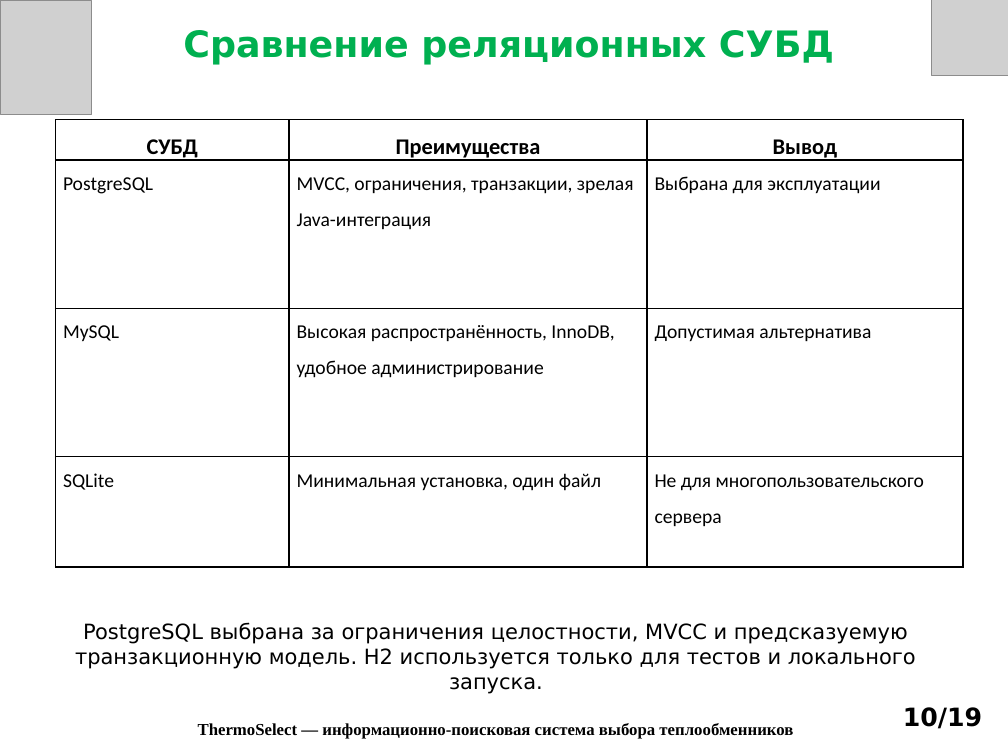
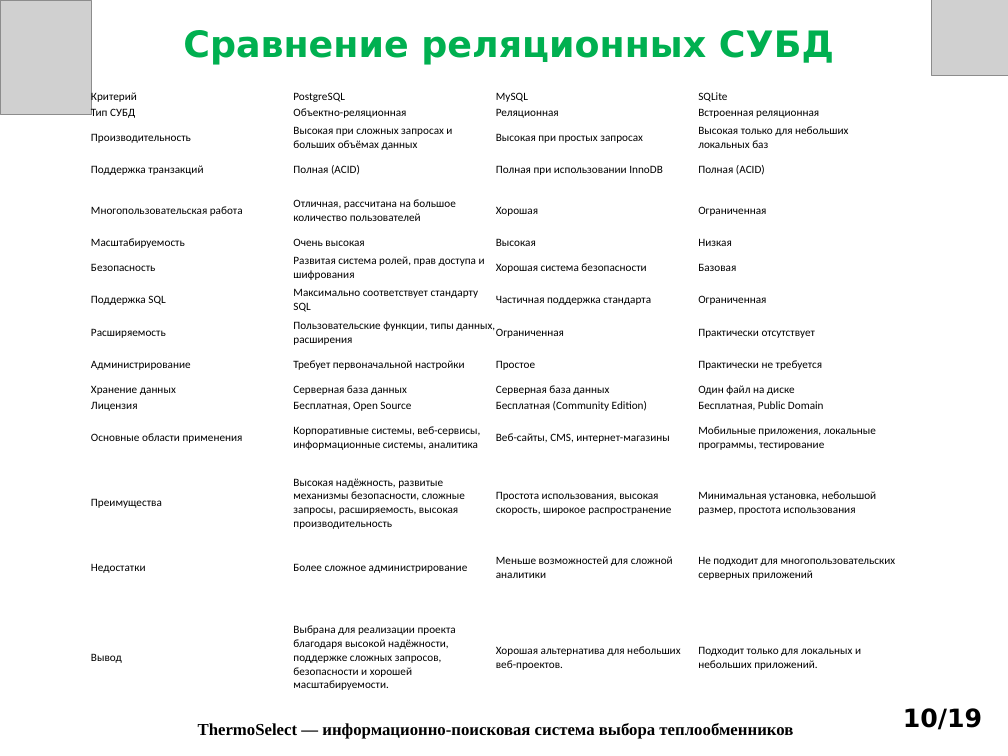
Before and after one commit to Bruh9797/Practice, a slide deck: slide 10 of Презентация_к_защите_ThermoSelect.pptx. Drawn at 1008x756 pixels with LibreOffice and Linux fonts; fonts in the diff are those of the drawing; grey boxes stand for pictures. Boxes give left, top, right and bottom in pixels: in the first picture for what was removed or moved away, otherwise in the second. Text is boxed around its words. In the diff, an @@ line names an element or a change of style, - is before the commit and + after.

```diff
--- a/Презентация_к_защите_ThermoSelect.pptx
+++ b/Презентация_к_защите_ThermoSelect.pptx
@@ table added at (91,89,901,707), 17 rows, 4 columns @@
+Критерий | PostgreSQL | MySQL | SQLite
+Тип СУБД | Объектно-реляционная | Реляционная | Встроенная реляционная
+Производительность | Высокая при сложных запросах и больших объёмах данных | Высокая при простых запросах | Высокая только для небольших локальных баз
+Поддержка транзакций | Полная (ACID) | Полная при использовании InnoDB | Полная (ACID)
+Многопользовательская работа | Отличная, рассчитана на большое количество пользователей | Хорошая | Ограниченная
+Масштабируемость | Очень высокая | Высокая | Низкая
+Безопасность | Развитая система ролей, прав доступа и шифрования | Хорошая система безопасности | Базовая
+Поддержка SQL | Максимально соответствует стандарту SQL | Частичная поддержка стандарта | Ограниченная
+Расширяемость | Пользовательские функции, типы данных, расширения | Ограниченная | Практически отсутствует
+Администрирование | Требует первоначальной настройки | Простое | Практически не требуется
+Хранение данных | Серверная база данных | Серверная база данных | Один файл на диске
+Лицензия | Бесплатная, Open Source | Бесплатная (Community Edition) | Бесплатная, Public Domain
+Основные области применения | Корпоративные системы, веб-сервисы, информационные системы, аналитика | Веб-сайты, CMS, интернет-магазины | Мобильные приложения, локальные программы, тестирование
+Преимущества | Высокая надёжность, развитые механизмы безопасности, сложные запросы, расширяемость, высокая производительность | Простота использования, высокая скорость, широкое распространение | Минимальная установка, небольшой размер, простота использования
+Недостатки | Более сложное администрирование | Меньше возможностей для сложной аналитики | Не подходит для многопользовательских серверных приложений
+ |  |  | 
+Вывод | Выбрана для реализации проекта благодаря высокой надёжности, поддержке сложных запросов, безопасности и хорошей масштабируемости. | Хорошая альтернатива для небольших веб-проектов. | Подходит только для локальных и небольших приложений.
@@ table removed at (55,120,964,626), 4 rows, 3 columns @@
-СУБД | Преимущества | Вывод
-PostgreSQL | MVCC, ограничения, транзакции, зрелая Java-интеграция | Выбрана для эксплуатации
-MySQL | Высокая распространённость, InnoDB, удобное администрирование | Допустимая альтернатива
-SQLite | Минимальная установка, один файл | Не для многопользовательского сервера
@@ title removed at (75,622,916,694) @@
-PostgreSQL выбрана за ограничения целостности, MVCC и предсказуемую транзакционную модель. H2 используется только для тестов и локального запуска.
```
Also in this commit, not shown: 16 other slides changed.
